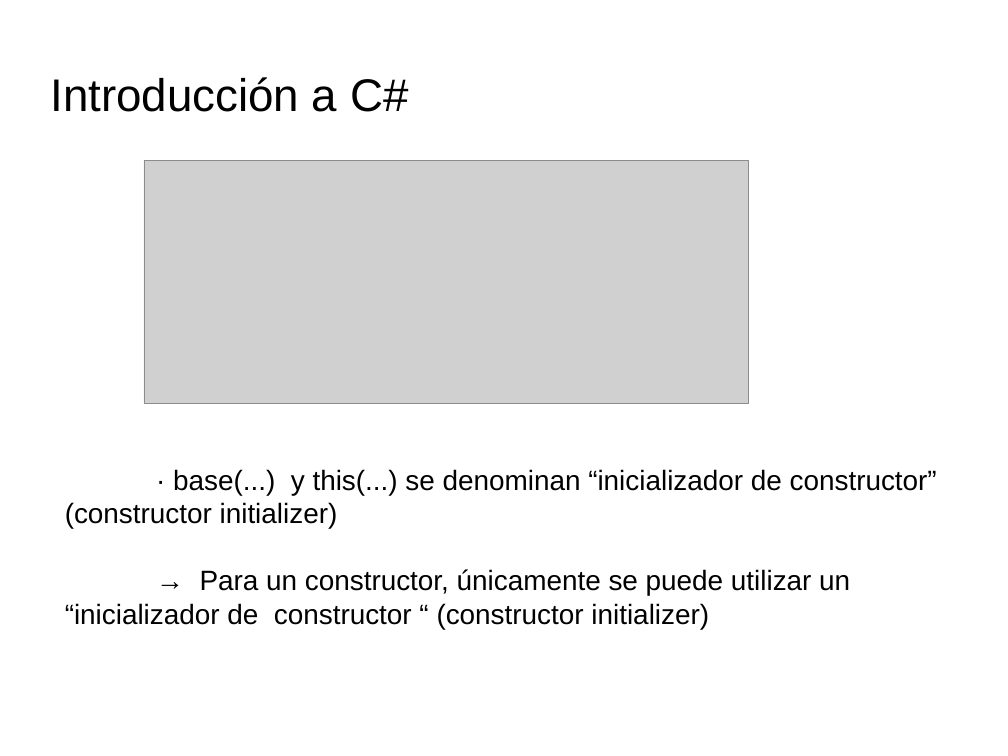
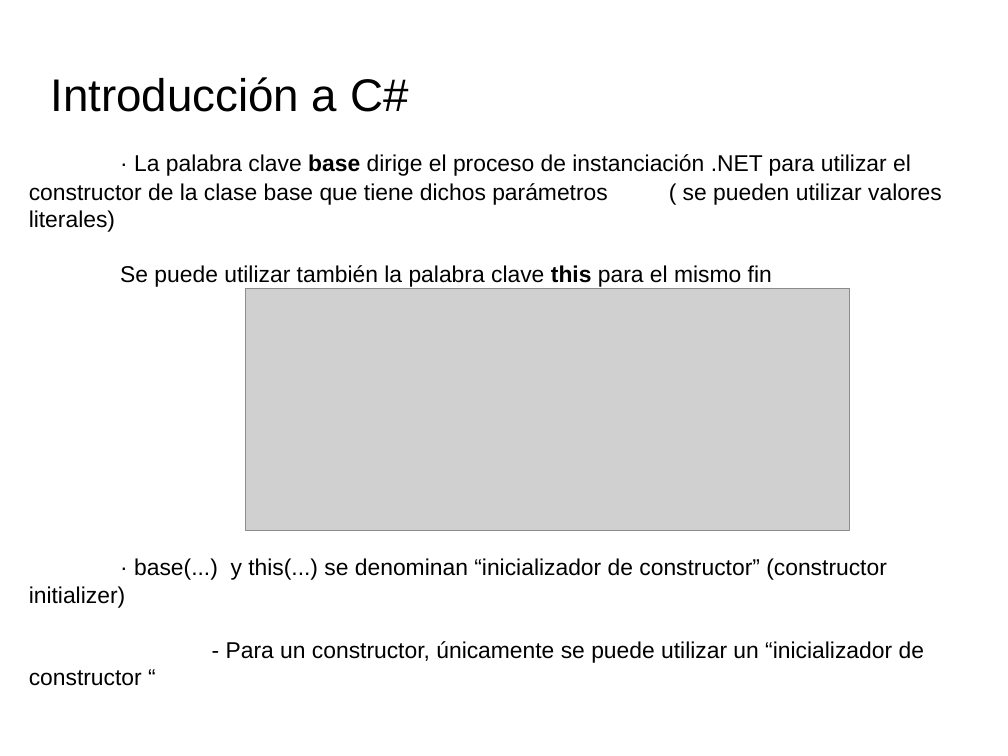
Before and after one commit to videojuegos-abastos/PMV, a slide deck: slide 9 of te/Tema 4 (Chema)/t4.2.- Definiendo clases.odp (slide 13 before the commit). Drawn at 1008x756 pixels with LibreOffice and Linux fonts; fonts in the diff are those of the drawing; grey boxes stand for pictures; background and template pictures are left out. Boxes give left, top, right and bottom in pixels: in the first picture for what was removed or moved away, otherwise in the second. Text is boxed around its words. In the diff, an @@ line names an element or a change of style, - is before the commit and + after.

```diff
--- a/te/Tema 4 (Chema)/t4.2.- Definiendo clases.odp
+++ b/te/Tema 4 (Chema)/t4.2.- Definiendo clases.odp
@@ text added at box(29, 154, 942, 287), 18 pt, text #000000 @@
+· La palabra clave base dirige el proceso de instanciación .NET para utilizar el constructor de la clase base que tiene dichos parámetros ( se pueden utilizar valores literales)
+Se puede utilizar también la palabra clave this para el mismo fin
@@ picture: place and size @@
-picture at box(144, 161, 748, 403)
+picture at box(245, 288, 850, 531)
@@ text "· base(...) y this(...) se ...": place and size @@
-text "· base(...) y this(...) se ..." at box(65, 469, 937, 629)
+text "· base(...) y this(...) se ..." at box(29, 558, 924, 686)
@@ text "· base(...) y this(...) se ..." at box(29, 558, 924, 686): vertical alignment middle to top @@
@@ text at box(29, 558, 887, 608): size 22 to 18 pt in "· base(...) y this(...) se denominan “inicializador ..." @@
@@ text at box(29, 641, 924, 686): text changed; size 22 to 18 pt @@
-→ Para un constructor, únicamente se puede utilizar un “inicializador de constructor “ (constructor initializer)
+- Para un constructor, únicamente se puede utilizar un “inicializador de constructor “
```
Also in this commit, not shown: 7 other slides changed, 1 slide added, 5 slides removed, 3 other files.
